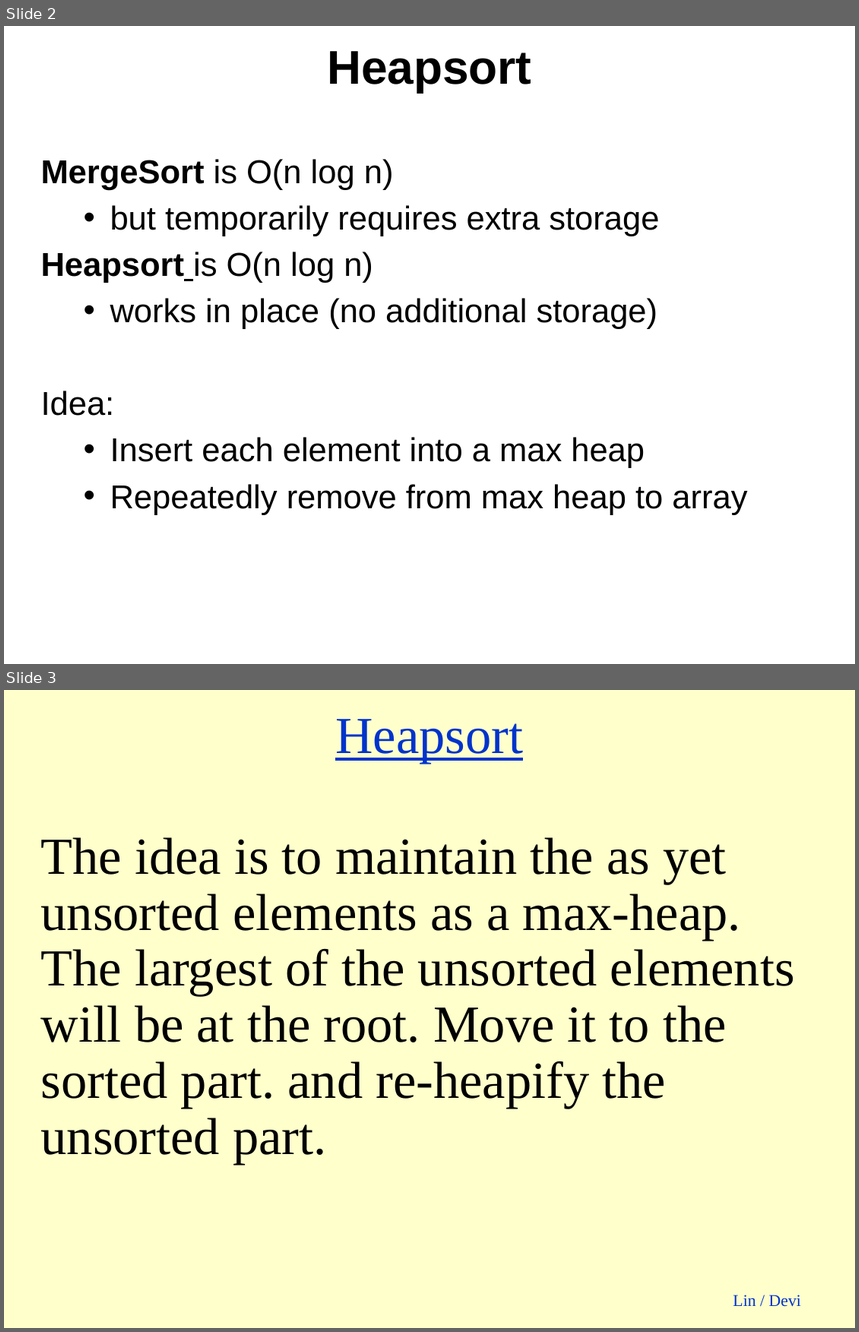
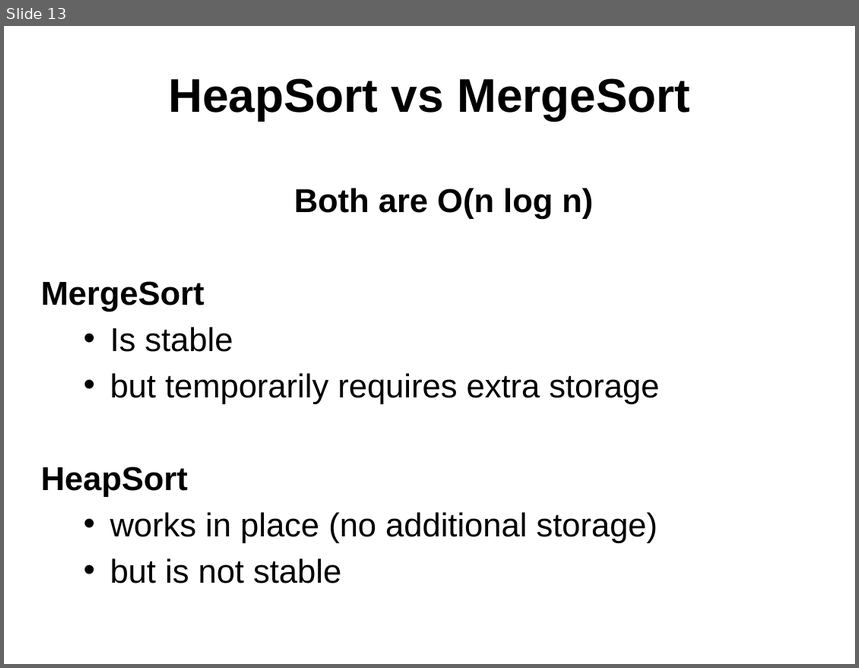
Before and after one commit to Cy-FairCS/cs3, a slide deck: u08c_heaps/notes/_b.heapSort.pptx. Shown one above the other, each under a label of ours: slides 2 and 3 before the commit, slide 13 after it. The pictures are 859x1332 and 859x668 pixels, drawn with LibreOffice and Linux fonts; fonts in the diff are those of the drawing. Boxes give left, top, right and bottom in pixels: in the first picture for what was removed or moved away, otherwise in the second. Text is boxed around its words. In the diff, an @@ line names an element or a change of style, - is before the commit and + after.

```diff
--- a/u08c_heaps/notes/_b.heapSort.pptx
+++ b/u08c_heaps/notes/_b.heapSort.pptx
@@ slide 3 removed at bbox=[4, 690, 855, 1328], background #FFFFCC @@
@@ title removed at bbox=[335, 719, 523, 763] @@
-Heapsort
@@ text removed at bbox=[41, 837, 795, 1165] @@
-The idea is to maintain the as yet unsorted elements as a max-heap. The largest of the unsorted elements will be at the root. Move it to the sorted part. and re-heapify the unsorted part.
@@ rectangle removed at bbox=[5, 1263, 111, 1327] @@
@@ text removed at bbox=[733, 1295, 801, 1307] @@
-Lin / Devi
@@ what was slide 2 is now slide 13 @@
@@ slide 13 changed as well @@
@@ title at bbox=[168, 78, 690, 120]: text changed @@
-Heapsort
+HeapSort vs MergeSort
@@ text "Both are O(n log n)": place and size @@
-text "Both are O(n log n)" at bbox=[41, 159, 747, 515]
+text "Both are O(n log n)" at bbox=[41, 188, 659, 584]
@@ text at bbox=[41, 188, 593, 352]: text changed; bold on @@
-MergeSort is O(n log n)
+Both are O(n log n)
+MergeSort
+  • Is stable
@@ text at bbox=[41, 467, 188, 497]: text changed; bold on @@
-Heapsort is O(n log n)
+HeapSort
@@ text at bbox=[110, 559, 341, 584]: text changed @@
-Idea:
-  • Insert each element into a max heap
-  • Repeatedly remove from max heap to array
+  • but is not stable
```
Also in this commit, not shown: 1 other slide changed, 11 slides added, 24 other slides removed, 2 other files.
